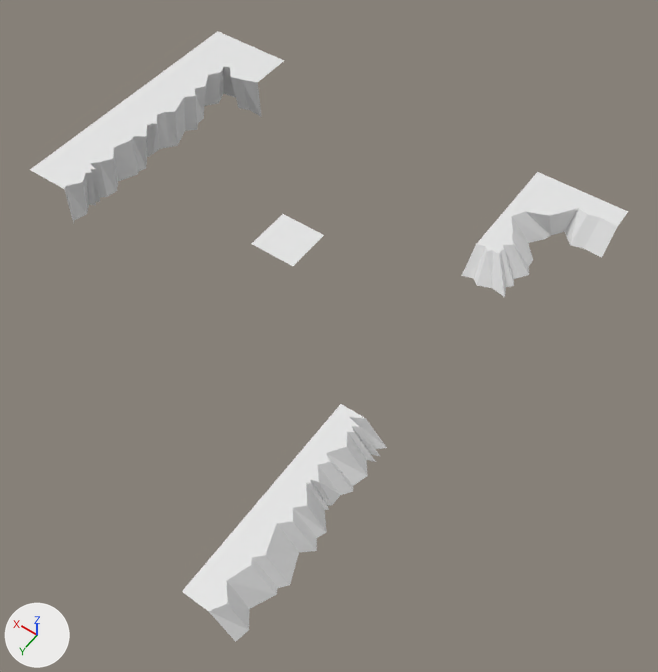
Renders of the Blender file Blender/duck.blend from each side of a commit.
Camera for both pictures: a 50 mm camera at (-8.5, 19.0, 26.3) aimed at (3.5, 2.2, -0.1). The lights are fixed; the arrows at lower left show +X, +Y and +Z.
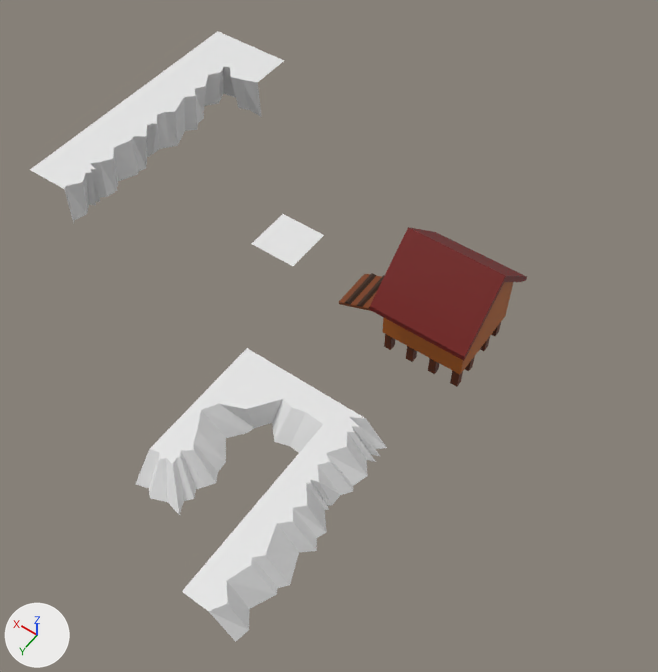
Changed parts and their boxes [x1, y1, x2, y2] in the pictures (658 x 672 px):
'terrain_corner', moved: before [489, 172, 628, 267]; after [170, 348, 341, 472]
'Cube.002', added (red): after [339, 227, 527, 387]
'Cube', moved: before [461, 229, 529, 297]; after [135, 428, 218, 515]

The change, as a diff of the scene's bpy script:
```diff
--- a/Blender/duck.blend.py
+++ b/Blender/duck.blend.py
@@ img_general_palette_png @@
+img_general_palette_png = load_image('General_Palette.png', '../DuckingBread/Assets/Sprites/General_Palette.png', 32, 32, 'sRGB')
@@ mat_material_002 @@
+mat_material_002 = principled_material('Material.002')
+mat_material_002.texture = img_general_palette_png
@@ me_cube_019 @@
+me_cube_019.from_pydata(...)  # 194 vertices, 137 faces; spans x -1.84..4.0, y -2.13..2.13, z 0.0..4.66
+me_cube_019.materials.append(mat_material_002)  # picture img_general_palette_png
@@ ob_terrain_corner @@
 ob_terrain_corner = bpy.data.objects.new('terrain_corner', me_cube_011)
-ob_terrain_corner.location = (0.0, -8.0, 0.0)
+ob_terrain_corner.location = (4.0, 6.0, 0.0)
@@ ob_cube @@
 ob_cube = bpy.data.objects.new('Cube', me_cube_006)
-ob_cube.location = (0.0, -4.0, 0.0)
+ob_cube.location = (4.0, 10.0, 0.0)
@@ ob_cube_002 @@
+ob_cube_002 = bpy.data.objects.new('Cube.002', me_cube_019)
+ob_cube_002.location = (0.0, 0.0, 0.0)
```
